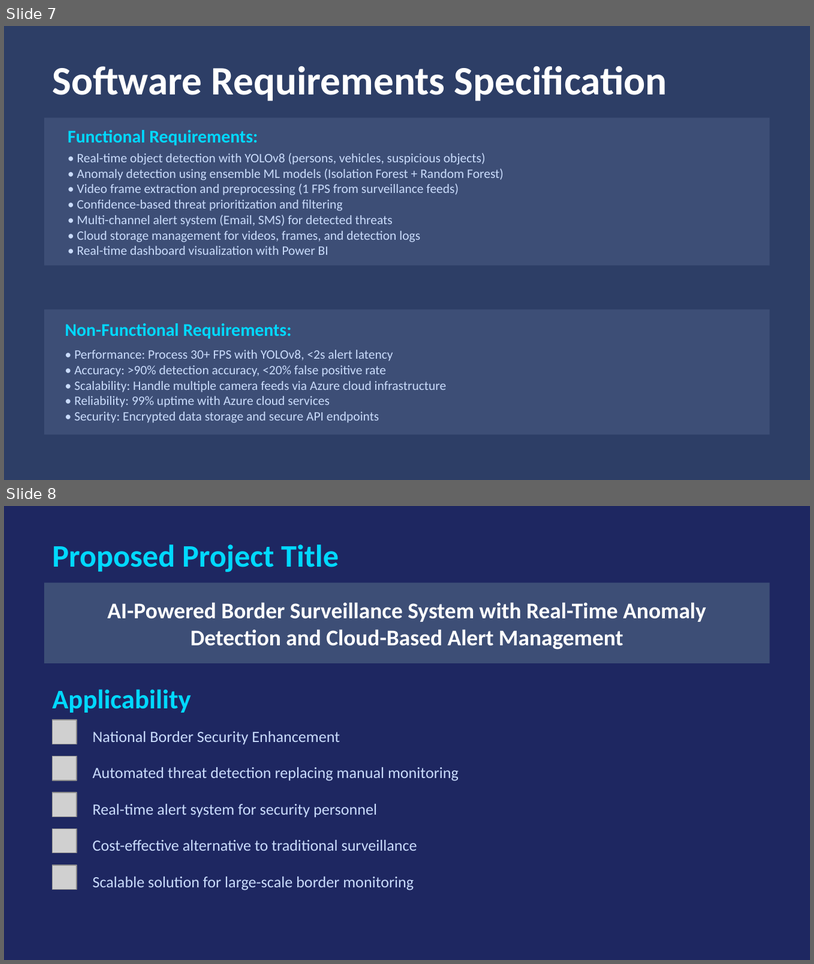
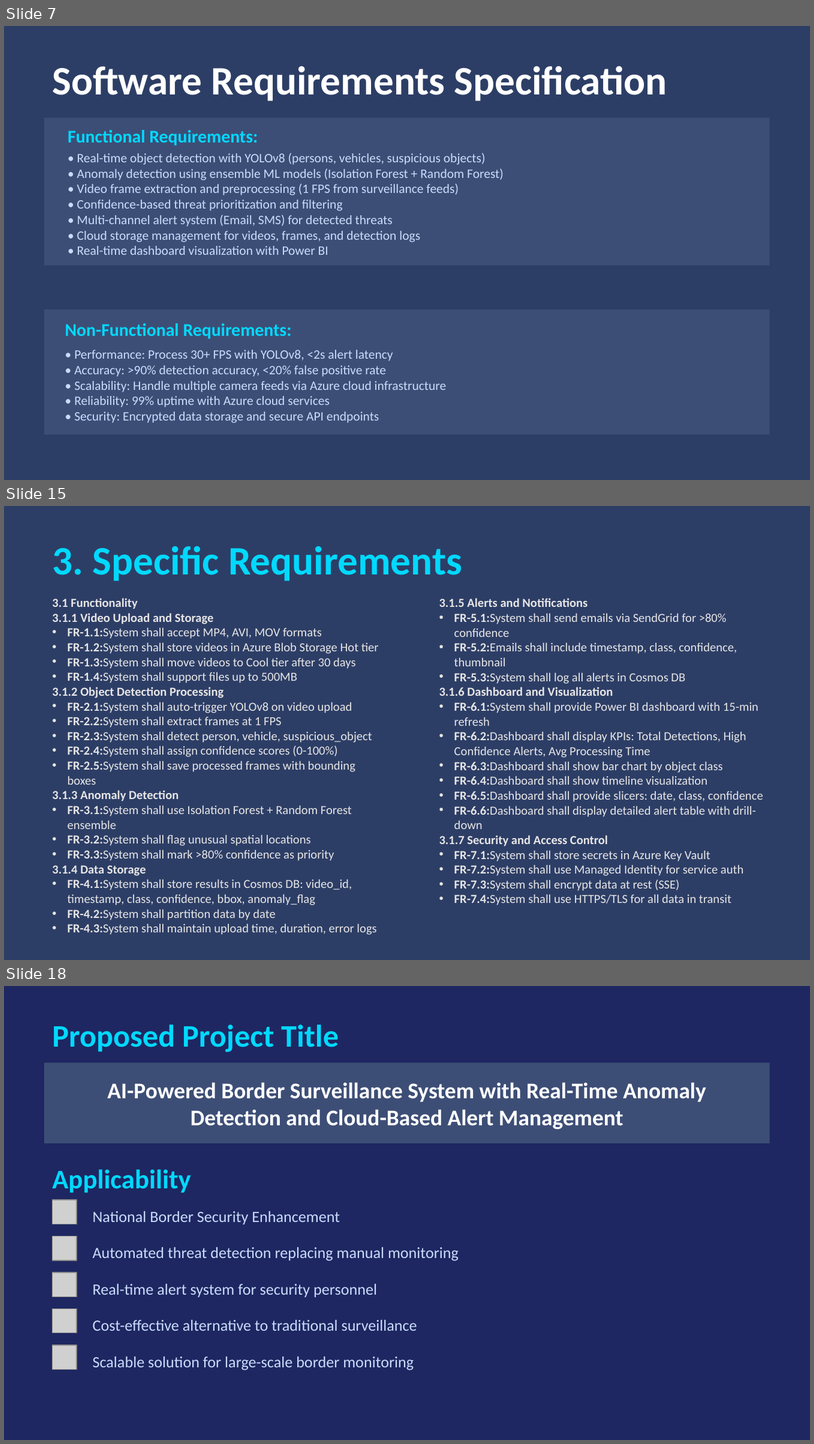
Before and after one commit to jainilgupta02/jay-gupta-ms-elevate-internship, a slide deck: Project/Border_Defence_Presentation.pptx. Shown one above the other, each under a label of ours: slides 7 and 8 before the commit, slides 7, 15 and 18 after it; the slides between them are not shown. The pictures are 814x964 and 814x1444 pixels, drawn with LibreOffice and Linux fonts; fonts in the diff are those of the drawing; grey boxes stand for pictures. Boxes give left, top, right and bottom in pixels: in the first picture for what was removed or moved away, otherwise in the second. Text is boxed around its words. In the diff, an @@ line names an element or a change of style, - is before the commit and + after.

```diff
--- a/Project/Border_Defence_Presentation.pptx
+++ b/Project/Border_Defence_Presentation.pptx
@@ slide 15 added at (x1=4, y1=506, x2=810, y2=960), background #2D3E66 @@
@@ text added at (x1=52, y1=546, x2=462, y2=581), 36 pt, text #00D9FF, bold @@
+3. Specific Requirements
@@ text added at (x1=52, y1=598, x2=379, y2=934), 11 pt, text #E7E6E6 @@
+3.1 Functionality
+3.1.1 Video Upload and Storage
+• FR-1.1:System shall accept MP4, AVI, MOV formats
+• FR-1.2:System shall store videos in Azure Blob Storage Hot tier
+• FR-1.3:System shall move videos to Cool tier after 30 days
+• FR-1.4:System shall support files up to 500MB
+3.1.2 Object Detection Processing
+• FR-2.1:System shall auto-trigger YOLOv8 on video upload
+• FR-2.2:System shall extract frames at 1 FPS
+• FR-2.3:System shall detect person, vehicle, suspicious_object
+• FR-2.4:System shall assign confidence scores (0-100%)
+• FR-2.5:System shall save processed frames with bounding boxes
+3.1.3 Anomaly Detection
+• FR-3.1:System shall use Isolation Forest + Random Forest ensemble
+• FR-3.2:System shall flag unusual spatial locations
+• FR-3.3:System shall mark >80% confidence as priority
+3.1.4 Data Storage
+• FR-4.1:System shall store results in Cosmos DB: video_id, timestamp, class, confidence, bbox, anomaly_flag
+• FR-4.2:System shall partition data by date
+• FR-4.3:System shall maintain upload time, duration, error logs
@@ text added at (x1=440, y1=598, x2=764, y2=905), 11 pt, text #E7E6E6 @@
+3.1.5 Alerts and Notifications
+• FR-5.1:System shall send emails via SendGrid for >80% confidence
+• FR-5.2:Emails shall include timestamp, class, confidence, thumbnail
+• FR-5.3:System shall log all alerts in Cosmos DB
+3.1.6 Dashboard and Visualization
+• FR-6.1:System shall provide Power BI dashboard with 15-min refresh
+• FR-6.2:Dashboard shall display KPIs: Total Detections, High Confidence Alerts, Avg Processing Time
+• FR-6.3:Dashboard shall show bar chart by object class
+• FR-6.4:Dashboard shall show timeline visualization
+• FR-6.5:Dashboard shall provide slicers: date, class, confidence
+• FR-6.6:Dashboard shall display detailed alert table with drill-down
+3.1.7 Security and Access Control
+• FR-7.1:System shall store secrets in Azure Key Vault
+• FR-7.2:System shall use Managed Identity for service auth
+• FR-7.3:System shall encrypt data at rest (SSE)
+• FR-7.4:System shall use HTTPS/TLS for all data in transit
@@ what was slide 8 is now slide 18 @@
```
Also in this commit, not shown: 9 other slides added, 14 other files.
